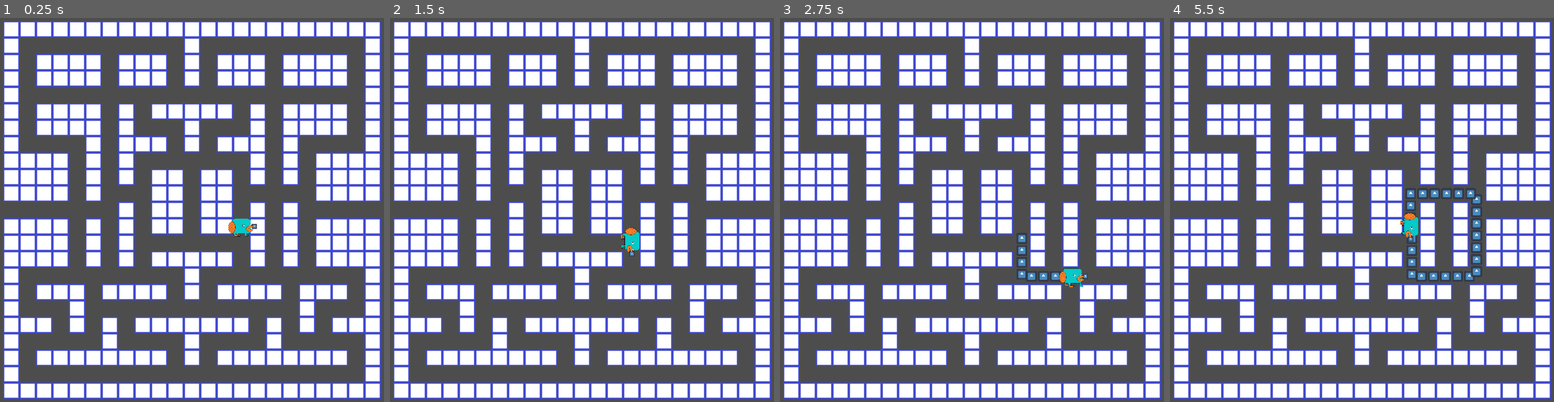
Above: before the commit, frames 1-4 (left to right).
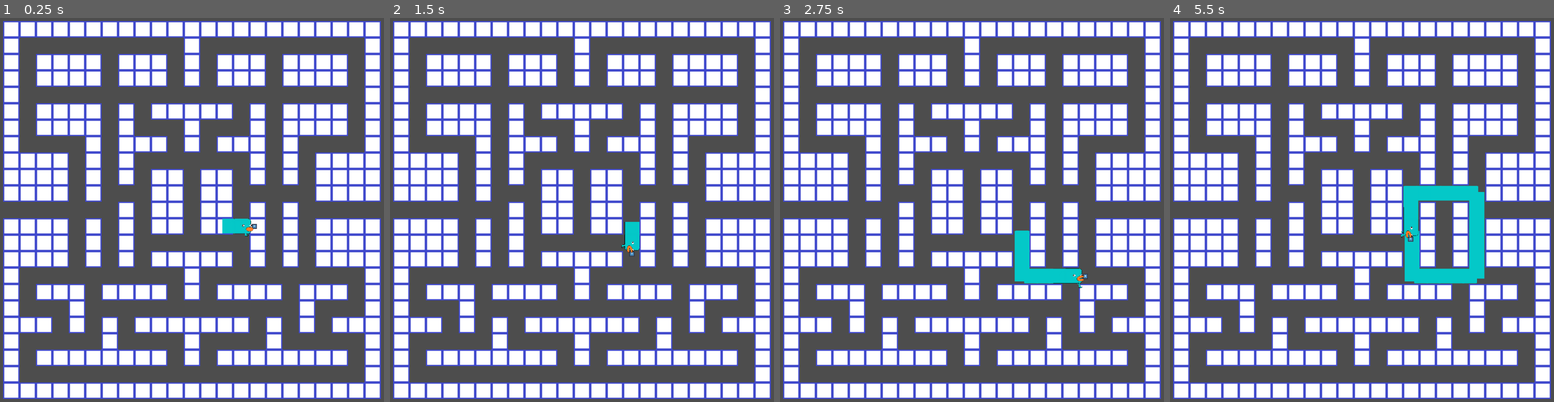
Above: after the commit, the same moments.

Repository: LKenny26/perry-the-snake-pactypus
Game: Godot game, scene res://Scenes/Main.tscn
Two runs of this game, one before a commit and one after it. Both use one fixed random seed, a clock stepped at 60 frames per second and the inputs below. The engine's default icon, where the game draws it, is replaced by a stand-in: a white triangle on a blue panel in a dark square.
Inputs:
- Up to frame 1 (0.25 s): no input
- Up to frame 2 (1.5 s): tap Enter at 0.5 s; hold D (right) 0.53-1.28 s; tap Space at 1.25 s; hold S (down) from 1.28 s (still down)
- Up to frame 3 (2.75 s): release S (down) at 2.03 s; hold D (right) from 2.03 s (still down)
- Up to frame 4 (5.5 s): release D (right) at 2.78 s; hold W (up) 2.78-3.53 s; hold A (left) 3.53-5.03 s; hold S (down) from 5.03 s (still down)

The runs differ from the first frame. In frame 1, 0.2% of the frame differs, in the area x 57-67%, y 52-57%; in frame 2, 0.1%; in frame 3, 0.9%; in frame 4, 2.8%, in the area x 59-82%, y 43-70%.

Commit message:
Now perry body kinda there

Diff:
--- a/perry_the_snake_pactypus/Scenes/BodySegment.tscn
+++ b/perry_the_snake_pactypus/Scenes/BodySegment.tscn
@@ -1,7 +1,7 @@
 [gd_scene load_steps=4 format=3 uid="uid://0bpum3h5endo"]
 
-[ext_resource type="Texture2D" uid="uid://rcwf33r5sw12" path="res://Assets/icon.svg" id="1_88wge"]
 [ext_resource type="Script" path="res://Scenes/body_segment.gd" id="1_cm180"]
+[ext_resource type="Texture2D" uid="uid://b68iqwgyfwj2t" path="res://animations/platy-body/IMG_9050.PNG" id="2_bh70a"]
 
 [sub_resource type="RectangleShape2D" id="RectangleShape2D_5feim"]
 size = Vector2(24, 24)
@@ -11,8 +11,8 @@
 script = ExtResource("1_cm180")
 
 [node name="Sprite2D" type="Sprite2D" parent="."]
-scale = Vector2(0.2, 0.2)
-texture = ExtResource("1_88wge")
+scale = Vector2(0.085, 0.085)
+texture = ExtResource("2_bh70a")
 
 [node name="CollisionShape2D" type="CollisionShape2D" parent="."]
 shape = SubResource("RectangleShape2D_5feim")
--- a/perry_the_snake_pactypus/Scenes/PlayerHead.tscn
+++ b/perry_the_snake_pactypus/Scenes/PlayerHead.tscn
@@ -10,6 +10,14 @@
 [ext_resource type="Texture2D" uid="uid://cspaoclhje22t" path="res://animations/platy-short/image5.png" id="8_0lr0k"]
 [ext_resource type="Texture2D" uid="uid://dqbbeqts6psqm" path="res://animations/platy-short/image6.png" id="9_uvq2b"]
 [ext_resource type="Texture2D" uid="uid://bog4qb7pgkkvk" path="res://animations/platy-short/image7.png" id="10_63hpt"]
+[ext_resource type="Texture2D" uid="uid://ddxgxs650fgp" path="res://animations/platy-head/image0.png" id="11_kap8f"]
+[ext_resource type="Texture2D" uid="uid://llv3cnnqwnvb" path="res://animations/platy-head/image1.png" id="12_ejai5"]
+[ext_resource type="Texture2D" uid="uid://bqtgnf3a8rrsi" path="res://animations/platy-head/image2.png" id="13_vvx1n"]
+[ext_resource type="Texture2D" uid="uid://olva6w6pfxmk" path="res://animations/platy-head/image3.png" id="14_qo2mp"]
+[ext_resource type="Texture2D" uid="uid://td4v7j43yv21" path="res://animations/platy-head/IMG_9042.PNG" id="15_tjujk"]
+[ext_resource type="Texture2D" uid="uid://c03m7bdh7qo7c" path="res://animations/platy-head/image4.png" id="16_s61su"]
+[ext_resource type="Texture2D" uid="uid://bcqd7yp5eakny" path="res://animations/platy-head/image5.png" id="17_h8dsr"]
+[ext_resource type="Texture2D" uid="uid://r4xjab5oqvs6" path="res://animations/platy-head/image6.png" id="18_ltksd"]
 
 [sub_resource type="RectangleShape2D" id="RectangleShape2D_2eg4g"]
 size = Vector2(37, 37)
@@ -44,6 +52,35 @@
 "loop": true,
 "name": &"platy",
 "speed": 5.0
+}, {
+"frames": [{
+"duration": 1.0,
+"texture": ExtResource("11_kap8f")
+}, {
+"duration": 1.0,
+"texture": ExtResource("12_ejai5")
+}, {
+"duration": 1.0,
+"texture": ExtResource("13_vvx1n")
+}, {
+"duration": 1.0,
+"texture": ExtResource("14_qo2mp")
+}, {
+"duration": 1.0,
+"texture": ExtResource("15_tjujk")
+}, {
+"duration": 1.0,
+"texture": ExtResource("16_s61su")
+}, {
+"duration": 1.0,
+"texture": ExtResource("17_h8dsr")
+}, {
+"duration": 1.0,
+"texture": ExtResource("18_ltksd")
+}],
+"loop": true,
+"name": &"platy-head",
+"speed": 5.0
 }]
 
 [node name="PlayerHead" type="CharacterBody2D"]
@@ -66,5 +103,6 @@
 [node name="AnimatedSprite2D" type="AnimatedSprite2D" parent="Sprite2D"]
 scale = Vector2(0.3, 0.3)
 sprite_frames = SubResource("SpriteFrames_leb4b")
-animation = &"platy"
-autoplay = "platy"
+animation = &"platy-head"
+autoplay = "platy-head"
+frame_progress = 0.621862
--- a/perry_the_snake_pactypus/Scenes/body_segment.gd
+++ b/perry_the_snake_pactypus/Scenes/body_segment.gd
@@ -3,6 +3,10 @@
 class_name BodySegment
 
 func _on_body_entered(body: Node2D):
+
+	# dont create when it is first ?
+	if get_index() == 0:
+		return
 
 	# ignore collisiosn with the last segment since it'll immediately colide with the player head
 	# upon being placed
Not shown: 1 places in perry_the_snake_pactypus/Scenes/PlayerHead.tscn that only renumber resources
Binary file added: perry_the_snake_pactypus/animations/platy-body/IMG_9047.PNG
Not shown, added: perry_the_snake_pactypus/animations/platy-body/IMG_9047.PNG.import
Binary file added: perry_the_snake_pactypus/animations/platy-body/IMG_9049.PNG
Not shown, added: perry_the_snake_pactypus/animations/platy-body/IMG_9049.PNG.import
Binary file added: perry_the_snake_pactypus/animations/platy-body/IMG_9050.PNG
Not shown, added: perry_the_snake_pactypus/animations/platy-body/IMG_9050.PNG.import
Binary file added: perry_the_snake_pactypus/animations/platy-head/IMG_9042.PNG
Not shown, added: perry_the_snake_pactypus/animations/platy-head/IMG_9042.PNG.import
Binary file added: perry_the_snake_pactypus/animations/platy-head/image0.png
Not shown, added: perry_the_snake_pactypus/animations/platy-head/image0.png.import
Binary file added: perry_the_snake_pactypus/animations/platy-head/image1.png
(and 11 more such lines)
